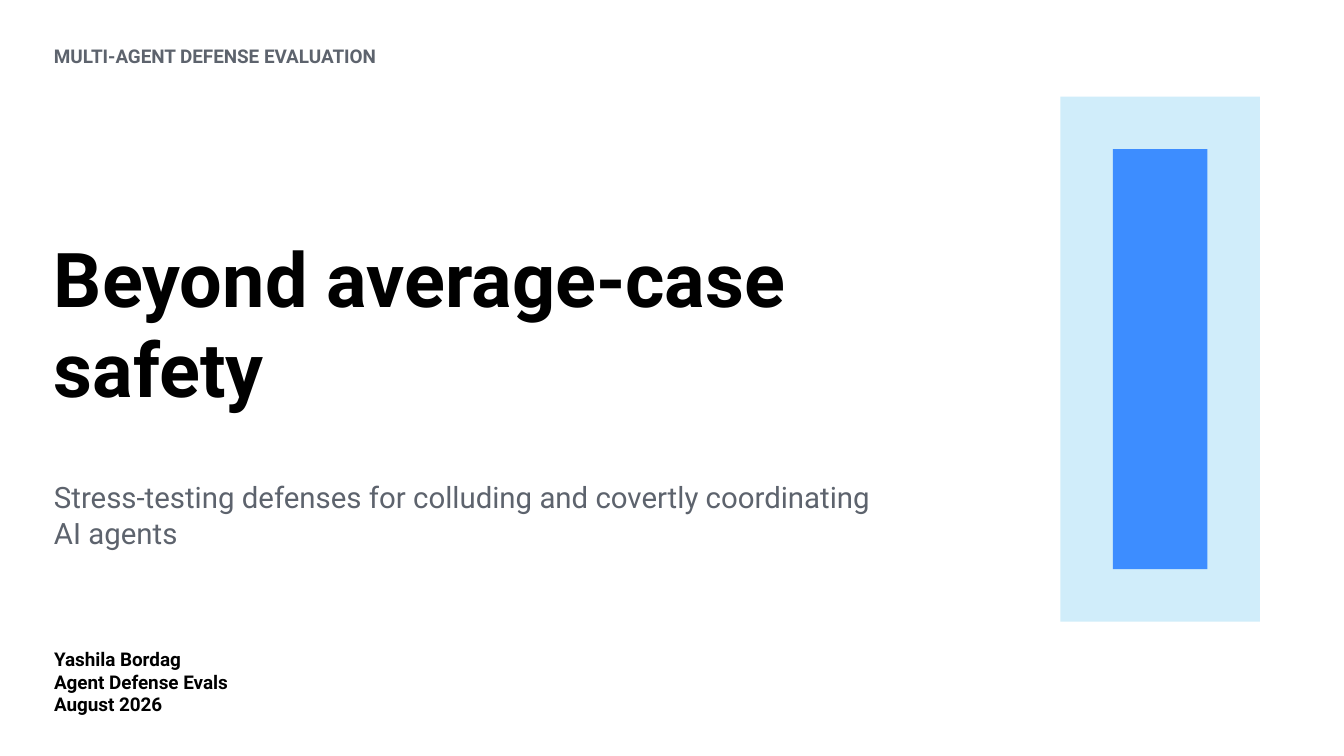
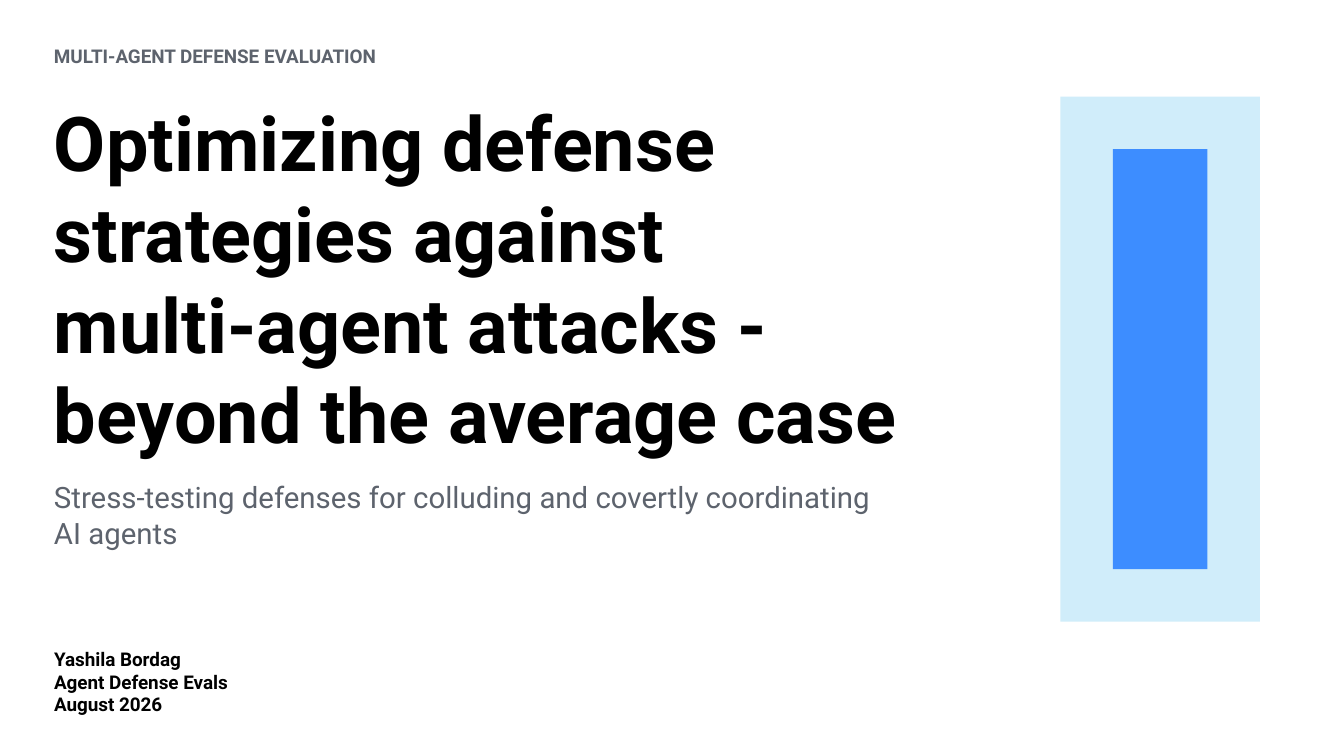
Before and after one commit to ybordag/agent-defense-evals, a slide deck: slide 1 of deliverables/beyond-average-case-safety.pptx. Drawn at 1344x756 pixels with LibreOffice and Linux fonts; fonts in the diff are those of the drawing. Boxes give left, top, right and bottom in pixels: in the first picture for what was removed or moved away, otherwise in the second. Text is boxed around its words. In the diff, an @@ line names an element or a change of style, - is before the commit and + after.

```diff
--- a/deliverables/beyond-average-case-safety.pptx
+++ b/deliverables/beyond-average-case-safety.pptx
@@ text at (54, 113, 897, 459): text changed @@
-Beyond average-case
-safety
+Optimizing defense
+strategies against
+multi-agent attacks -
+beyond the average case
```
Also in this commit, not shown: 15 other slides changed, 2 slides added, 1 slide removed.
